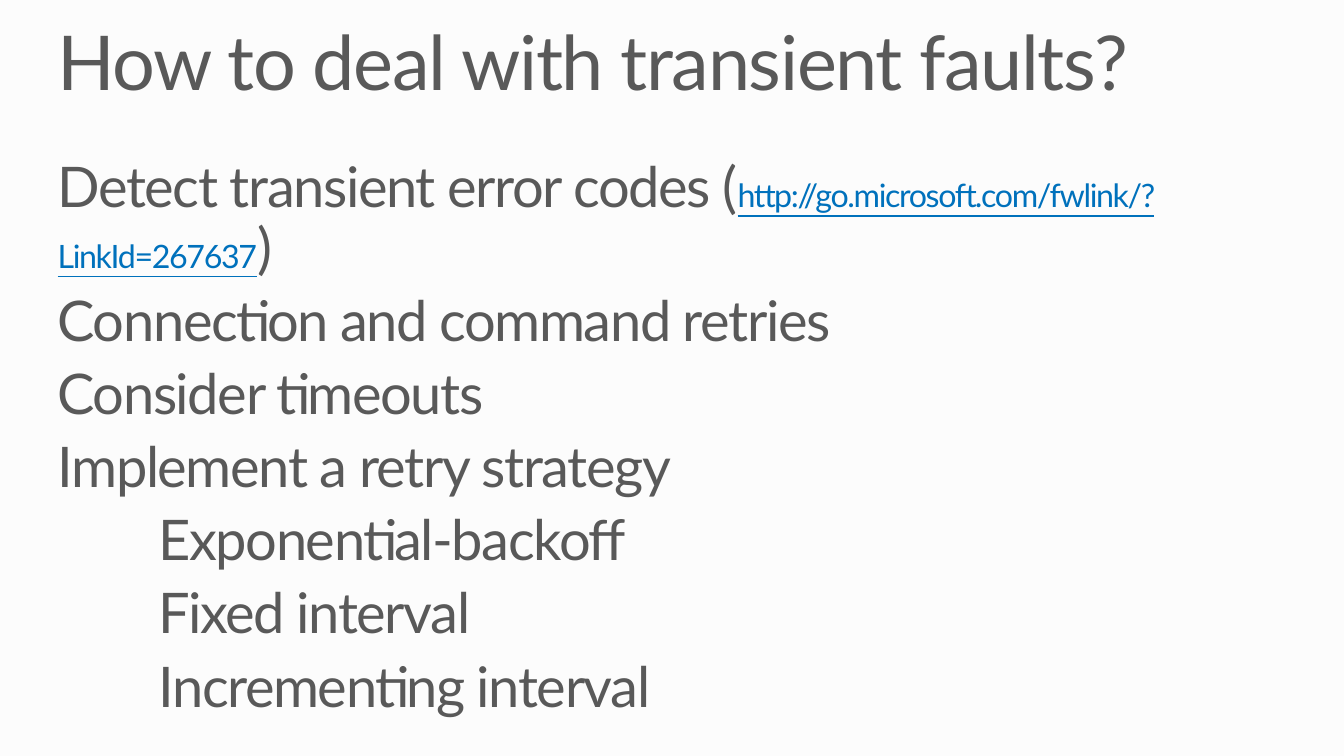
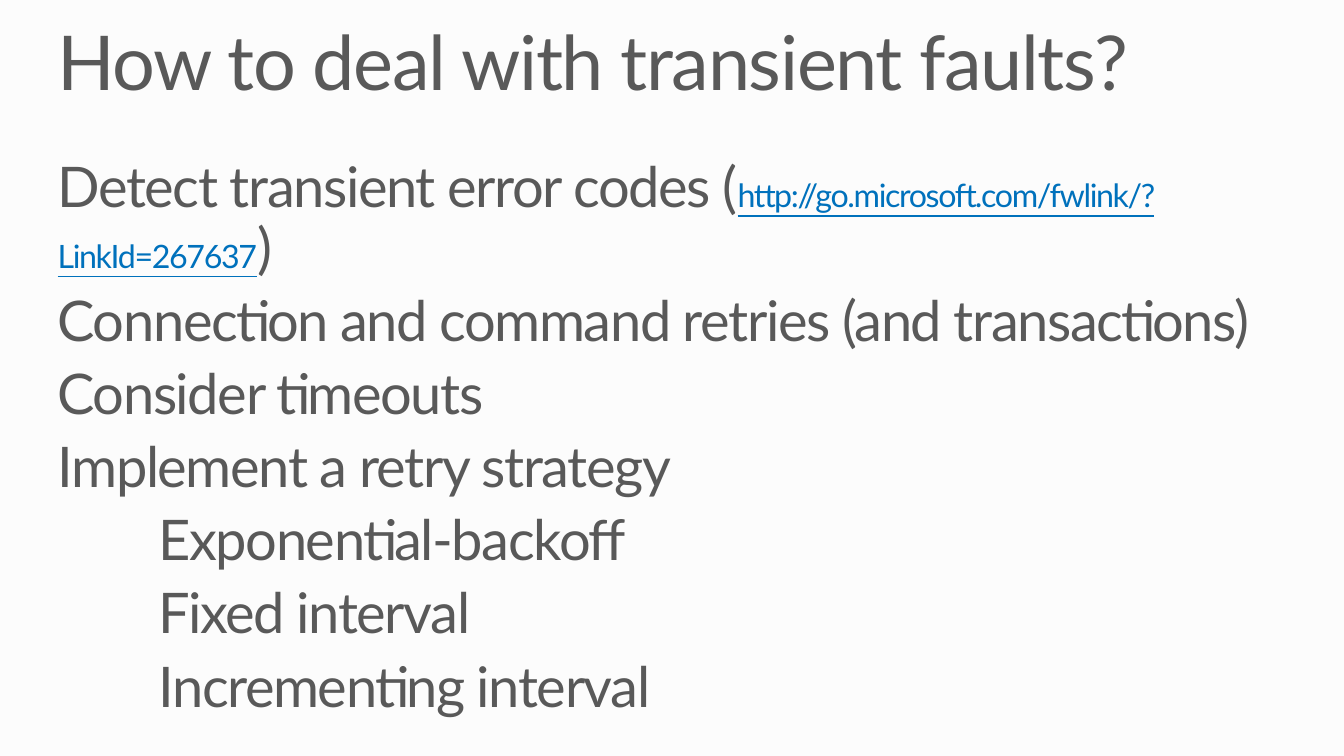
Before and after one commit to robdmoore/SQLAzureTransientDemo, a slide deck: slide 31 of Presentation.pptx. Drawn at 1344x756 pixels with LibreOffice and Linux fonts; fonts in the diff are those of the drawing; background and template pictures are left out. Boxes give left, top, right and bottom in pixels: in the first picture for what was removed or moved away, otherwise in the second. Text is boxed around its words. In the diff, an @@ line names an element or a change of style, - is before the commit and + after.

```diff
--- a/Presentation.pptx
+++ b/Presentation.pptx
@@ text at [58, 298, 1249, 349]: text changed @@
-Connection and command retries
+Connection and command retries (and transactions)
```
Also in this commit, not shown: 2 other slides changed.
